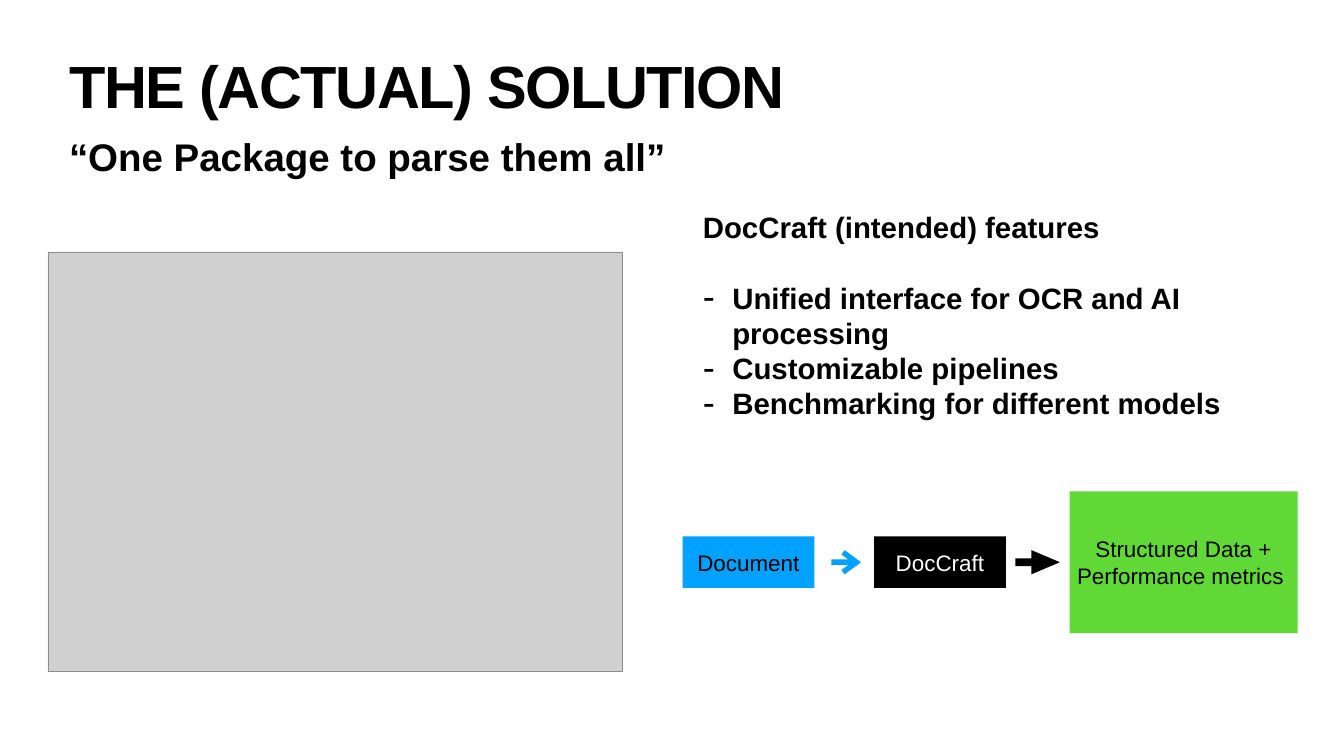
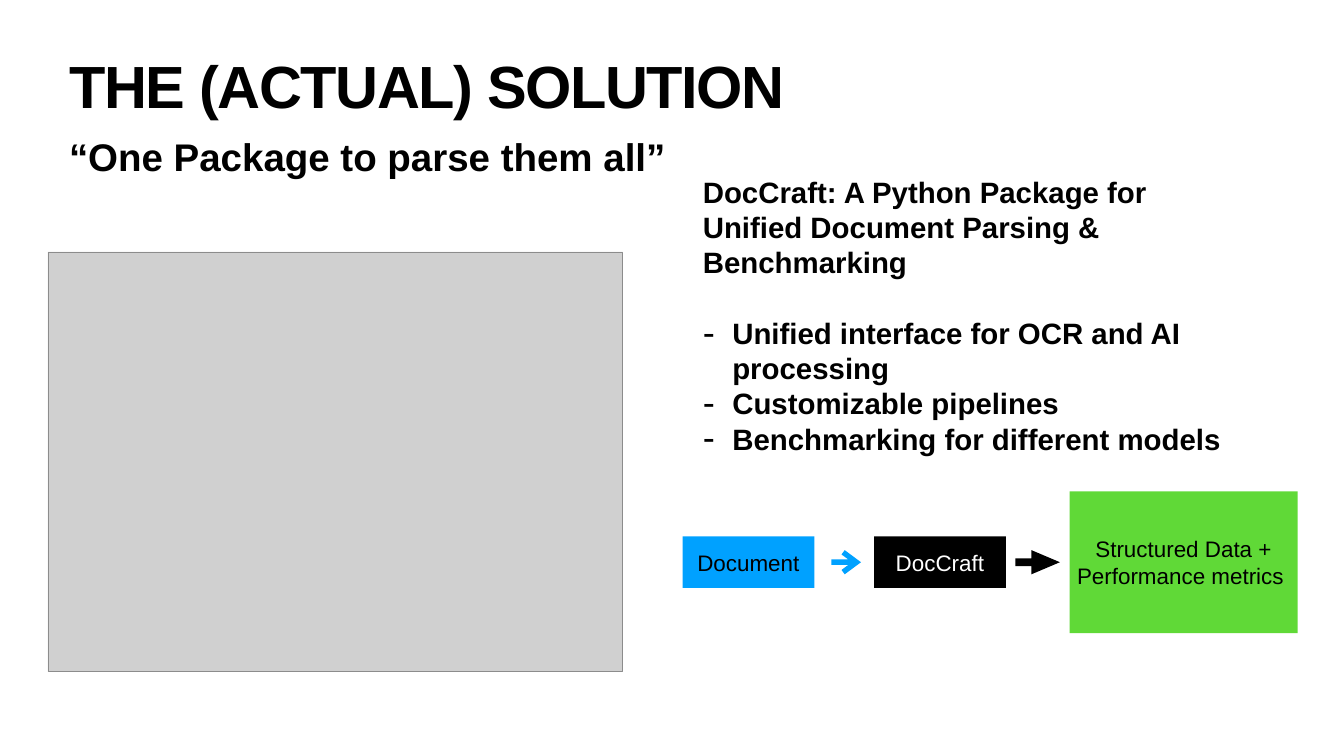
Before and after one commit to WuSimon/DocCraft, a slide deck: slide 8 of presentation/preliminary_presentation.pptx. Drawn at 1344x756 pixels with LibreOffice and Linux fonts; fonts in the diff are those of the drawing; grey boxes stand for pictures; background and template pictures are left out. Boxes give left, top, right and bottom in pixels: in the first picture for what was removed or moved away, otherwise in the second. Text is boxed around its words. In the diff, an @@ line names an element or a change of style, - is before the commit and + after.

```diff
--- a/presentation/preliminary_presentation.pptx
+++ b/presentation/preliminary_presentation.pptx
@@ text "DocCraft: A Python Package for ...": place and size @@
-text "DocCraft: A Python Package for ..." at box(703, 216, 1221, 420)
+text "DocCraft: A Python Package for ..." at box(703, 181, 1221, 456)
@@ text at box(703, 181, 1146, 279): text changed @@
-DocCraft (intended) features
+DocCraft: A Python Package for Unified Document Parsing & Benchmarking
```
Also in this commit, not shown: 4 other slides changed, 1 other file.
